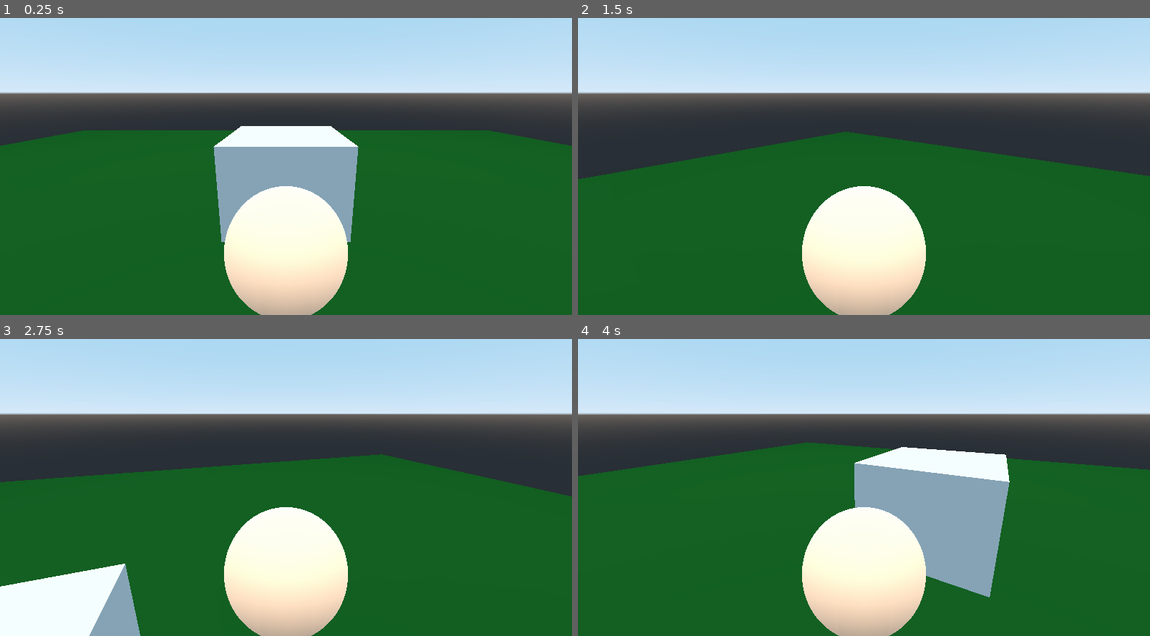
Above: before the commit, frames 1-4 (two rows, left to right).
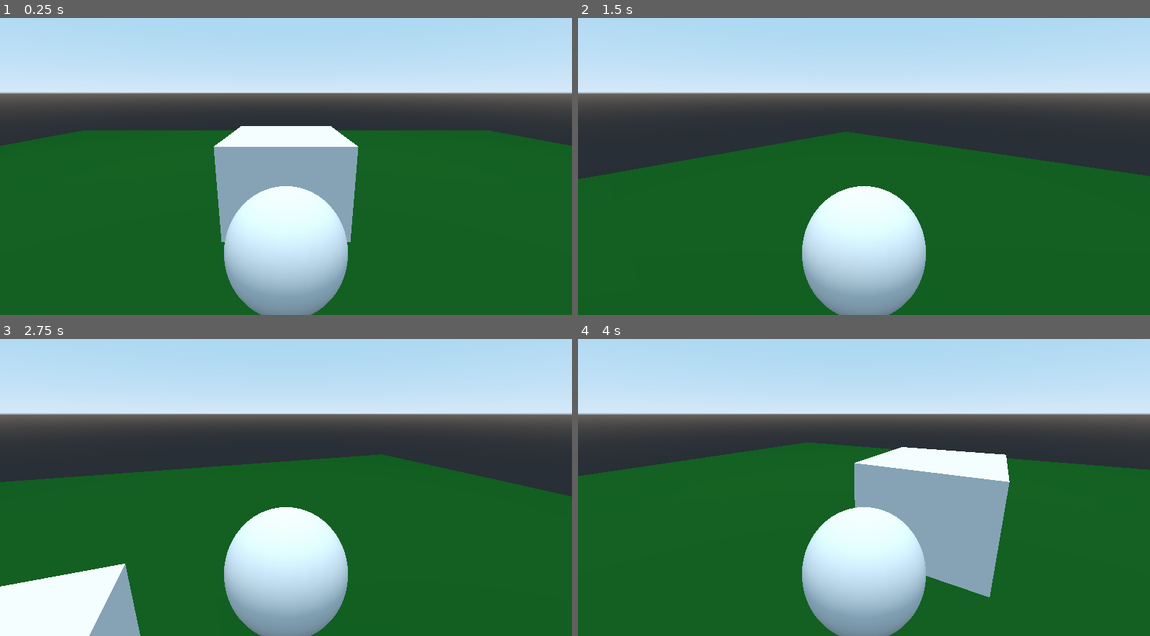
Above: after the commit, the same moments.

Repository: captainnintendo/CNvN
Game: Godot game, scene res://character.tscn
Same seed, same stepped clock (60 frames per second), same inputs: the game is played once before the commit and once after it.
Inputs (mouse positions are in pixels of both pictures, inside the frame that each line leads up to):
- Up to frame 1 (0.25 s): no input
- Up to frame 2 (1.5 s): tap Enter at 0.5 s; move the mouse to (989, 136) at 0.52 s; tap Space at 1.25 s; move the mouse to (749, 169) at 1.27 s
- Up to frame 3 (2.75 s): move the mouse to (343, 404) at 2.02 s
- Up to frame 4 (4 s): move the mouse to (835, 540) at 2.77 s; tap Enter at 3.5 s; move the mouse to (1035, 523) at 3.52 s

The runs differ from the first frame. In frame 1, 6.3% of the frame differs, in the area x 39-61%, y 60-100%; in frame 2, 6.1%; in frame 3, 6.1%; in frame 4, 6.2%.

Commit message:
Update character.tscn

Diff:
--- a/game/character.tscn
+++ b/game/character.tscn
@@ -55,16 +55,7 @@
 
 [sub_resource type="SphereMesh" id=5]
 
-[sub_resource type="SpatialMaterial" id=6]
-params_diffuse_mode = 4
-params_specular_mode = 3
-albedo_color = Color( 0.882353, 0.733333, 0.611765, 1 )
-roughness = 0.82
-rim_enabled = true
-rim = 0.2
-rim_tint = 0.4
-subsurf_scatter_enabled = true
-subsurf_scatter_strength = 1.0
+[sub_resource type="Skin" id=11]
 
 [sub_resource type="SphereShape" id=7]
 
@@ -96,7 +87,8 @@
 [node name="MeshInstance" type="MeshInstance" parent="KinematicBody"]
 transform = Transform( 1, 0, 0, 0, 1, 0, 0, 0, 1, 0, 1, 0 )
 mesh = SubResource( 5 )
-material/0 = SubResource( 6 )
+skin = SubResource( 11 )
+material/0 = null
 
 [node name="CollisionShape" type="CollisionShape" parent="KinematicBody"]
 shape = SubResource( 7 )
@@ -113,6 +105,8 @@
 
 [node name="RigidBody" type="RigidBody" parent="MeshInstance2"]
 mode = 1
+mass = 0.00102041
+can_sleep = false
 
 [node name="CollisionShape" type="CollisionShape" parent="MeshInstance2/RigidBody"]
 shape = SubResource( 10 )
